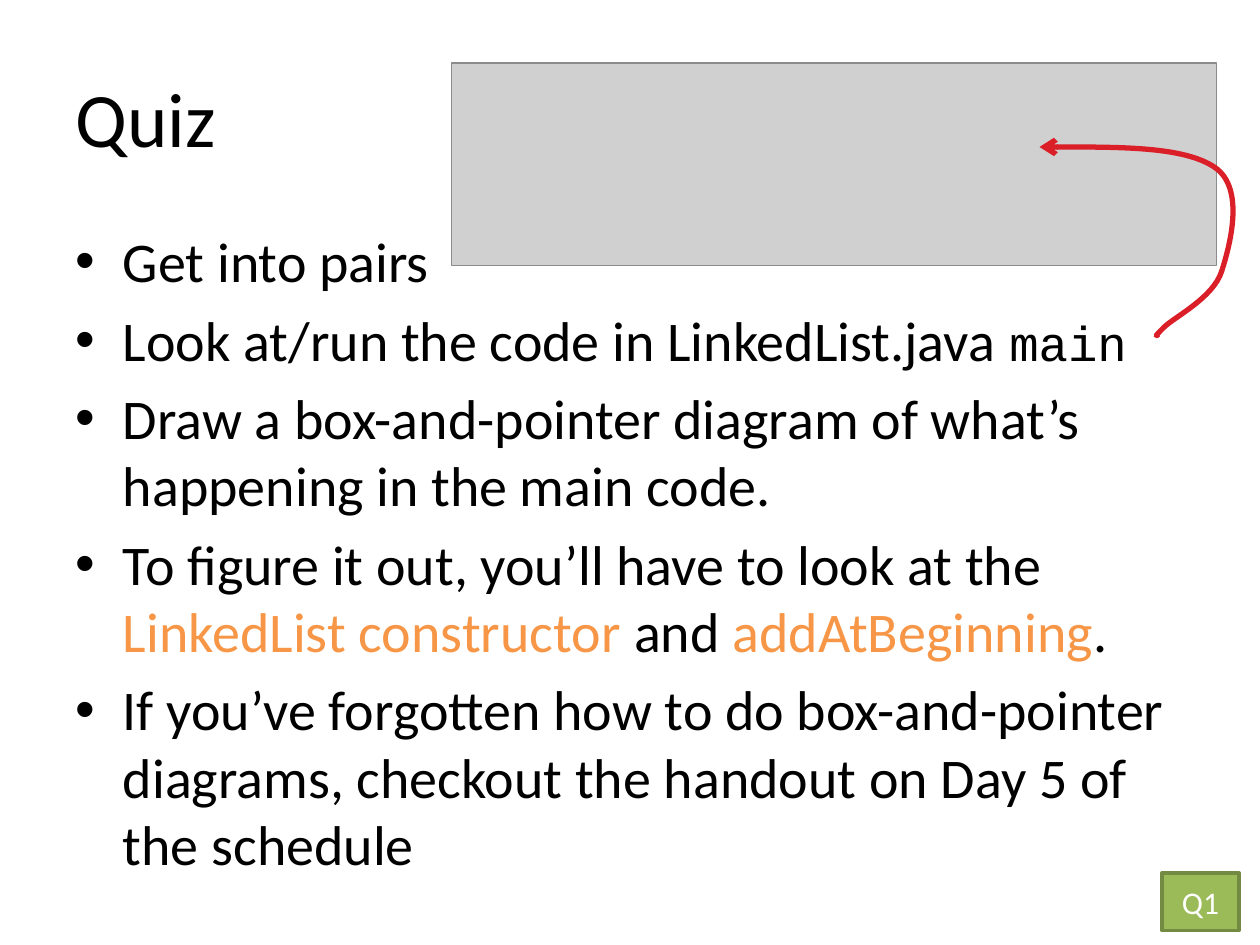
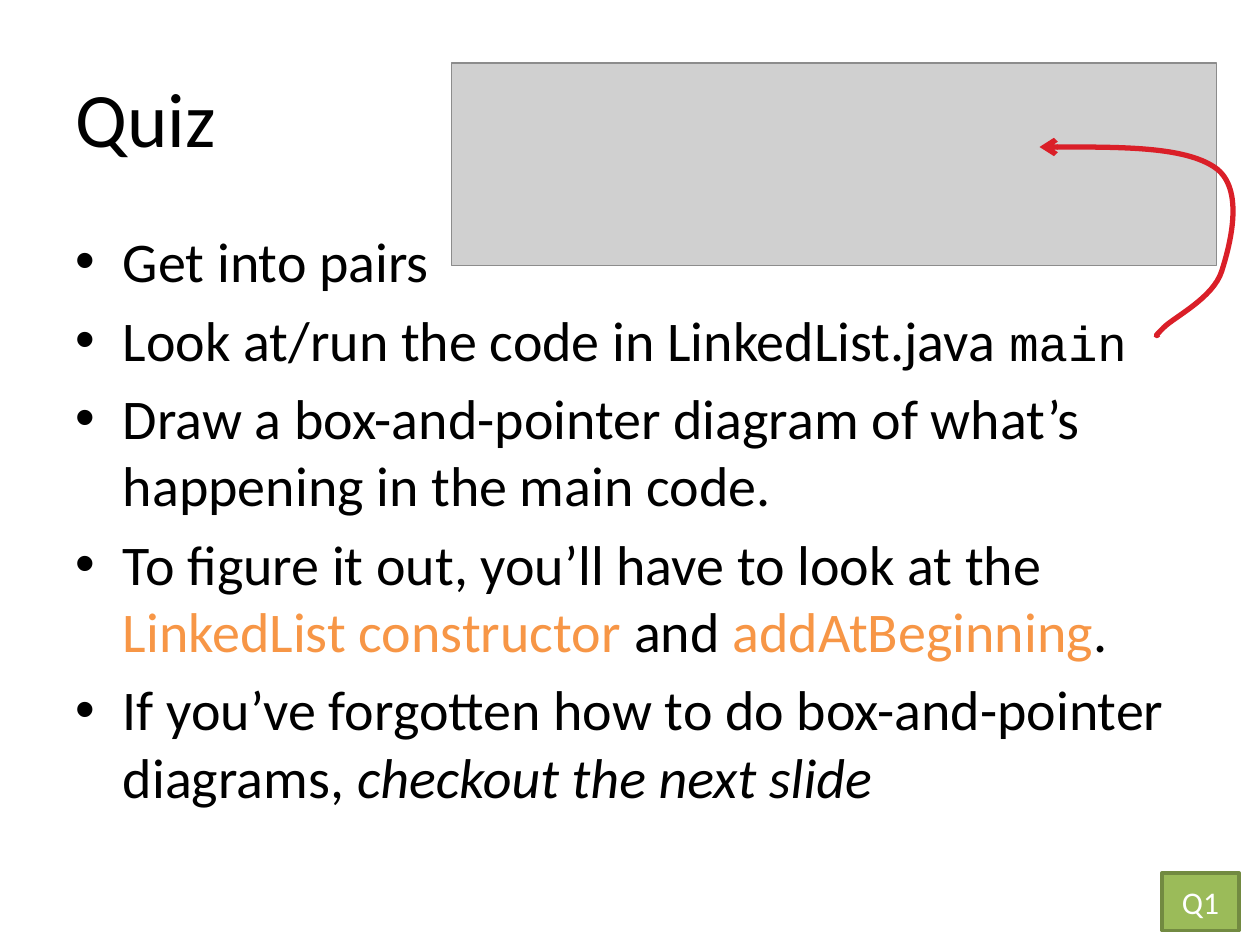
Before and after one commit to RHIT-CSSE/csse220, a slide deck: slide 2 of ClassMaterials/LinkedLists/Slides/LinkedLists.pptx. Drawn at 1260x945 pixels with LibreOffice and Linux fonts; fonts in the diff are those of the drawing; grey boxes stand for pictures. Boxes give left, top, right and bottom in pixels: in the first picture for what was removed or moved away, otherwise in the second. Text is boxed around its words. In the diff, an @@ line names an element or a change of style, - is before the commit and + after.

```diff
--- a/ClassMaterials/LinkedLists/Slides/LinkedLists.pptx
+++ b/ClassMaterials/LinkedLists/Slides/LinkedLists.pptx
@@ text at box(123, 690, 1163, 808): text changed @@
-• If you’ve forgotten how to do box-and-pointer diagrams, checkout the handout on Day 5 of the schedule
+• If you’ve forgotten how to do box-and-pointer diagrams, checkout the next slide
```
Also in this commit, not shown: 8 other slides changed, 2 slides added, 22 slides removed.
